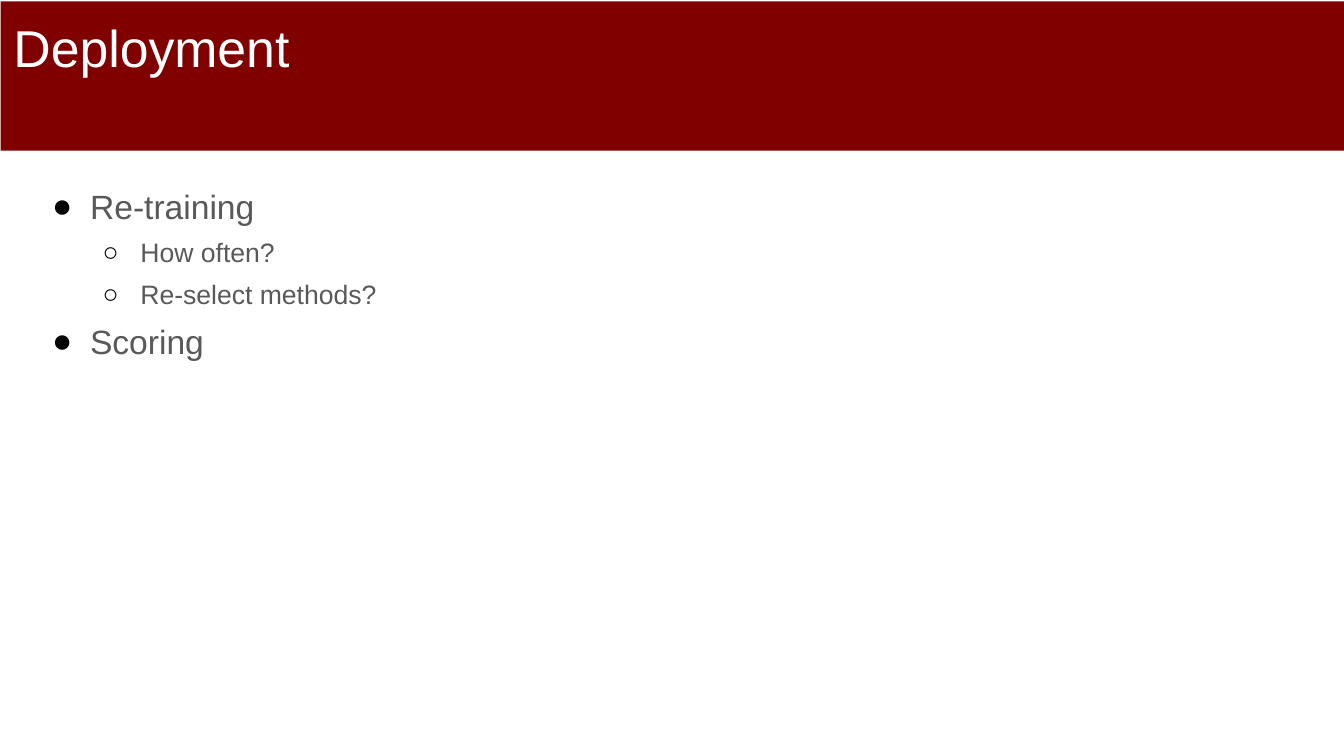
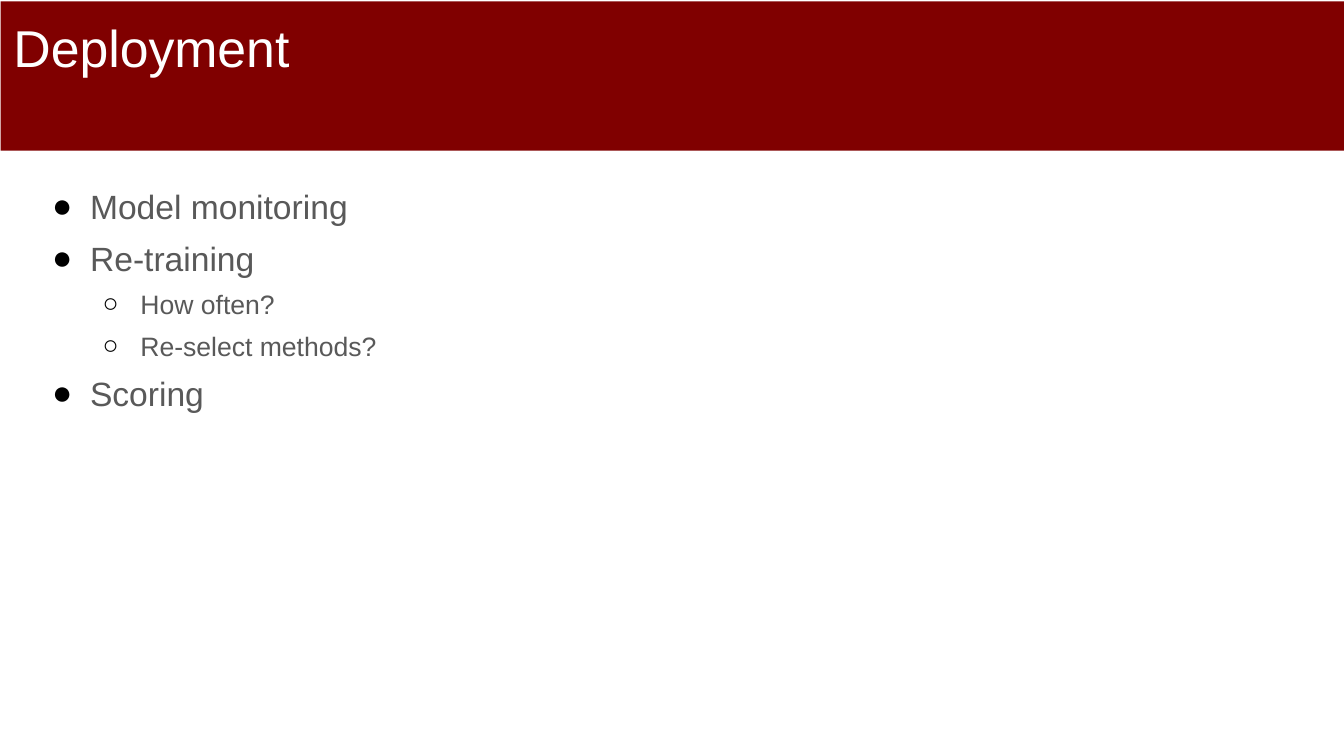
Before and after one commit to dssg/mlforpublicpolicylab, a slide deck: slide 15 of 04 - Machine Learning Pipelines/Machine-Learning-Pipelines.pptx. Drawn at 1344x756 pixels with LibreOffice and Linux fonts; fonts in the diff are those of the drawing. Boxes give left, top, right and bottom in pixels: in the first picture for what was removed or moved away, otherwise in the second. Text is boxed around its words. In the diff, an @@ line names an element or a change of style, - is before the commit and + after.

```diff
--- a/04 - Machine Learning Pipelines/Machine-Learning-Pipelines.pptx
+++ b/04 - Machine Learning Pipelines/Machine-Learning-Pipelines.pptx
@@ text at <box>90,194,348,226</box>: paragraph added @@
+● Model monitoring
```
Also in this commit, not shown: 3 other slides changed.
